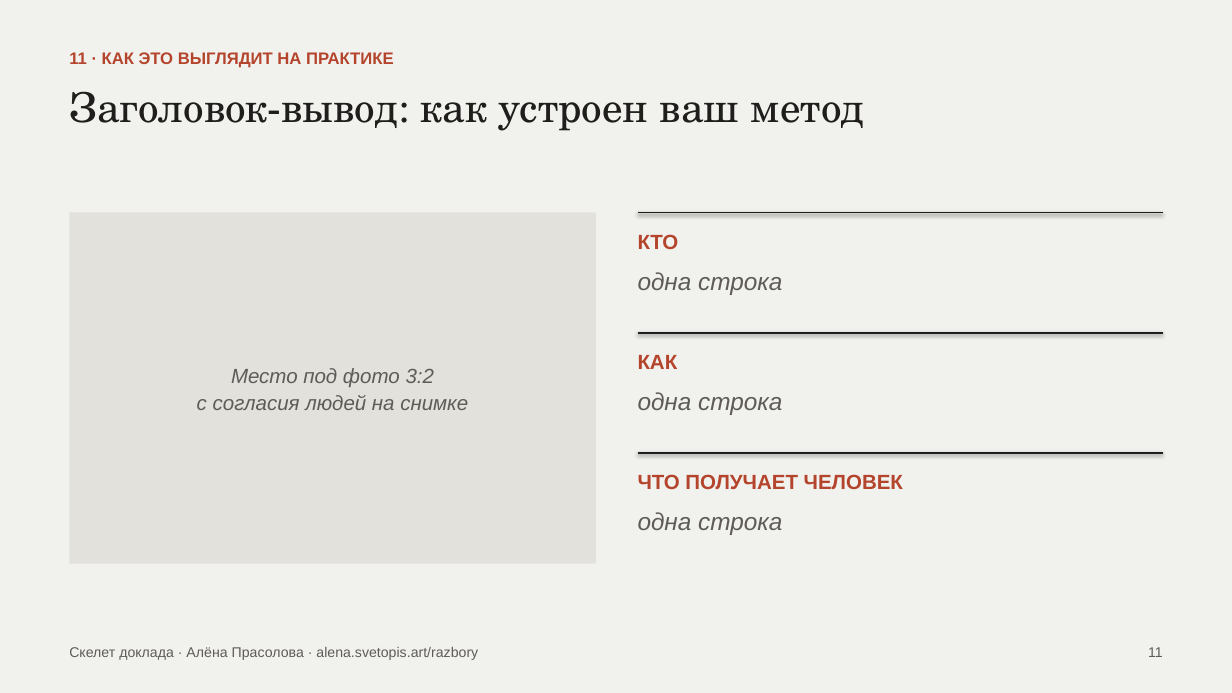
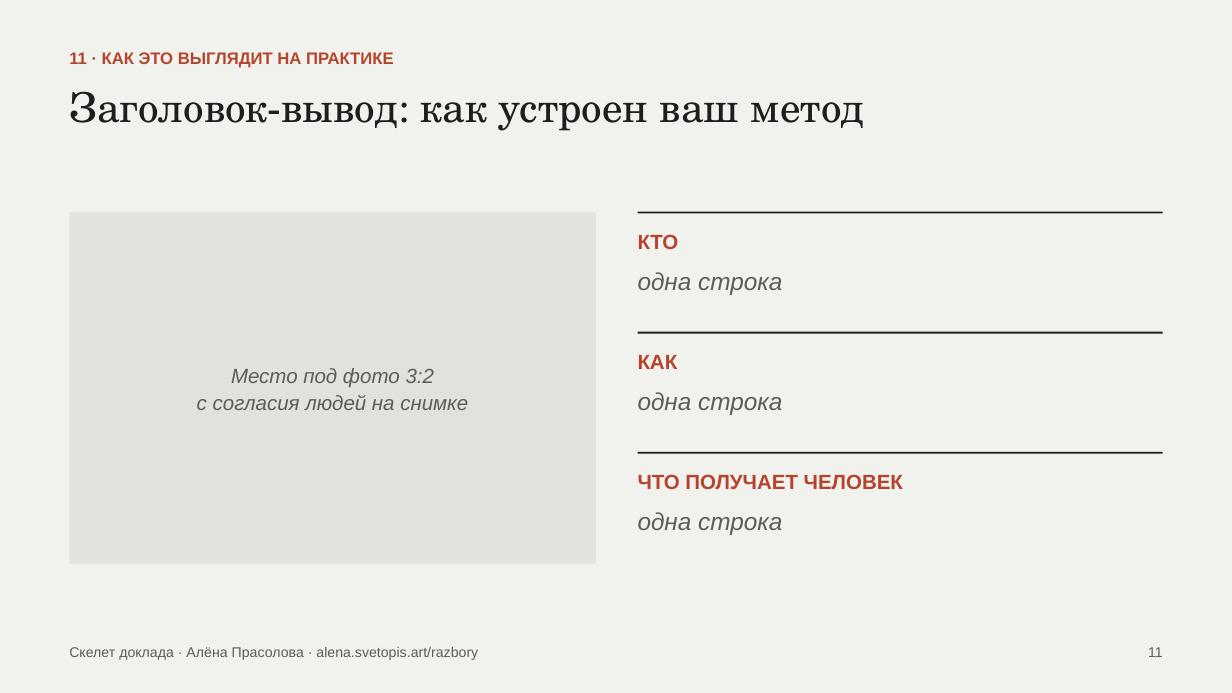
Before and after one commit to AlenaPrasol/vizitka-alena, a slide deck: slide 12 of razbory/prezentaciya-psihologa/fayly/skelet-doklada-15-slaydov.pptx. Drawn at 1232x693 pixels with LibreOffice and Linux fonts; fonts in the diff are those of the drawing. Boxes give left, top, right and bottom in pixels: in the first picture for what was removed or moved away, otherwise in the second. Text is boxed around its words. In the diff, an @@ line names an element or a change of style, - is before the commit and + after.

```diff
--- a/razbory/prezentaciya-psihologa/fayly/skelet-doklada-15-slaydov.pptx
+++ b/razbory/prezentaciya-psihologa/fayly/skelet-doklada-15-slaydov.pptx
@@ line removed from (638, 213) to (1163, 213) @@
@@ rectangle added at [638, 212, 1163, 213], fill #201E1C @@
@@ line removed from (638, 333) to (1163, 333) @@
@@ rectangle added at [638, 332, 1163, 334], fill #201E1C @@
@@ line removed from (638, 453) to (1163, 453) @@
@@ rectangle added at [638, 452, 1163, 454], fill #201E1C @@
```
Also in this commit, not shown: 7 other slides changed, 2 other files.
